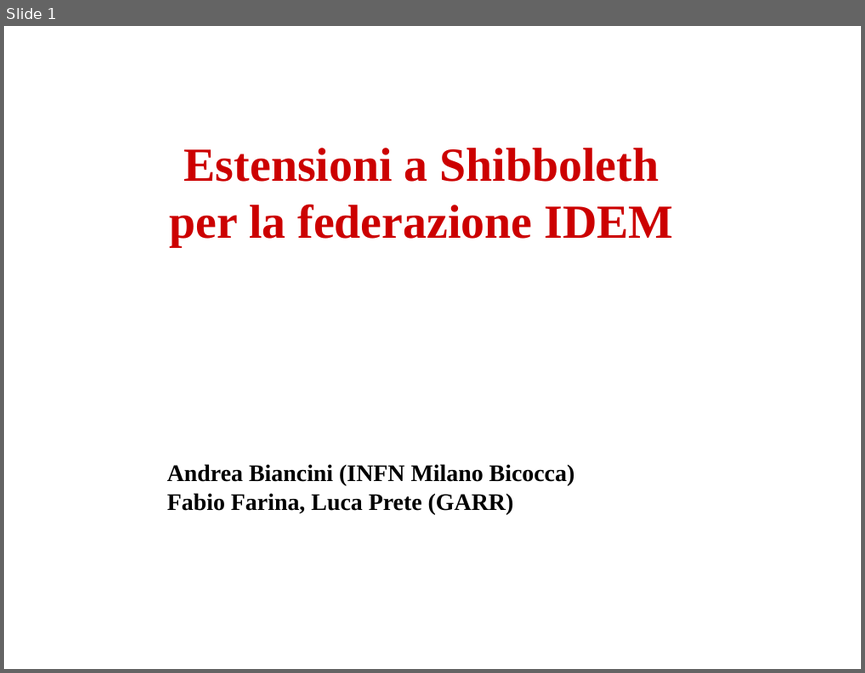
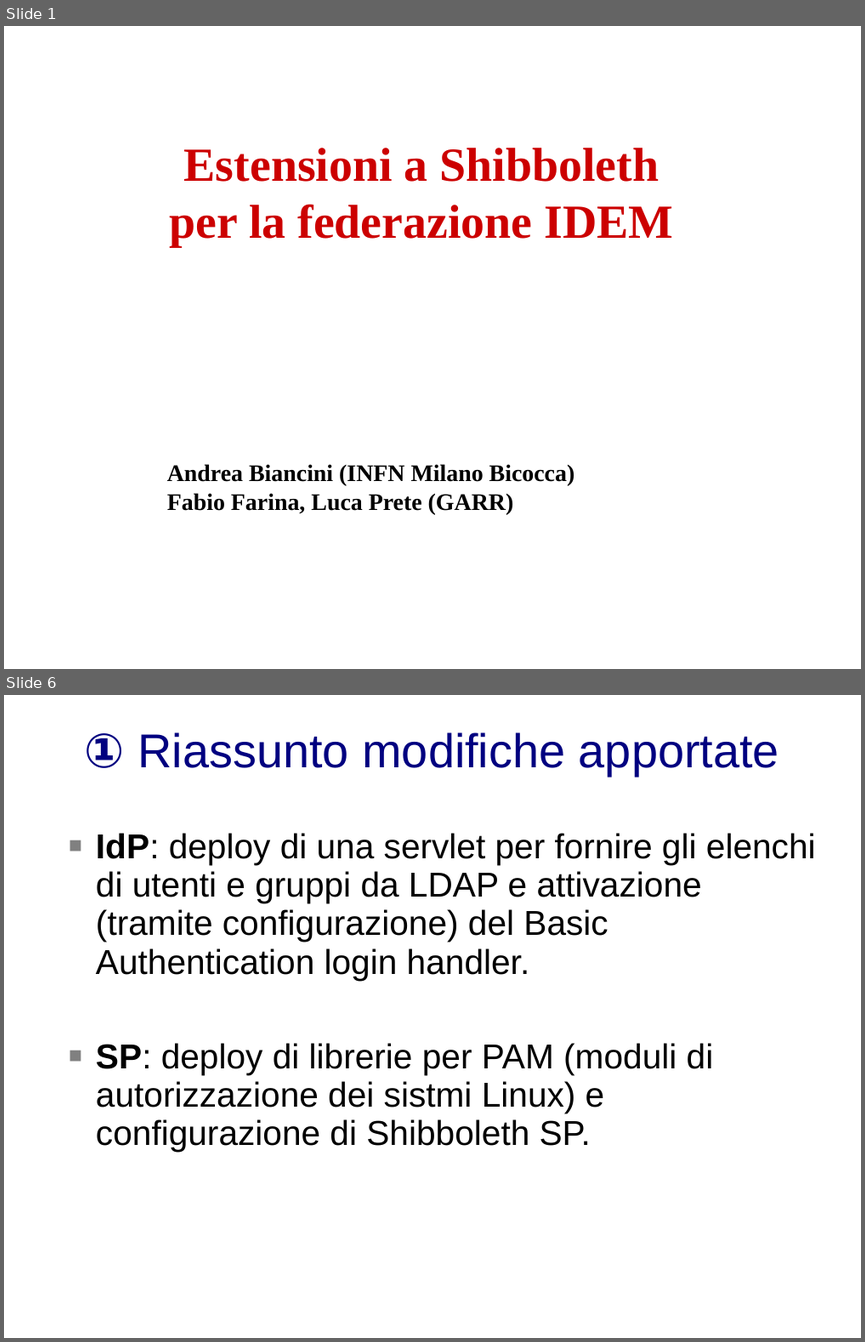
Before and after one commit to biancini/Shibboleth-Authentication, a slide deck: ShibbolethExtensions.pptx. Shown one above the other, each under a label of ours: slide 1 before the commit, slides 1 and 6 after it; the slides between them are not shown. The pictures are 865x673 and 865x1342 pixels, drawn with LibreOffice and Linux fonts; fonts in the diff are those of the drawing; background and template pictures are left out. Boxes give left, top, right and bottom in pixels: in the first picture for what was removed or moved away, otherwise in the second. Text is boxed around its words. In the diff, an @@ line names an element or a change of style, - is before the commit and + after.

```diff
--- a/ShibbolethExtensions.pptx
+++ b/ShibbolethExtensions.pptx
@@ slide 6 added at bbox=[4, 695, 861, 1338], background picture (left out) @@
@@ text added at bbox=[85, 732, 779, 775], 44 pt, text #000080 @@
+① Riassunto modifiche apportate
@@ text added at bbox=[96, 833, 816, 1151], 32 pt, text #000000 @@
+■ IdP: deploy di una servlet per fornire gli elenchi di utenti e gruppi da LDAP e attivazione (tramite configurazione) del Basic Authentication login handler.
+  ■ SP: deploy di librerie per PAM (moduli di autorizzazione dei sistmi Linux) e configurazione di Shibboleth SP.
```
Also in this commit, not shown: 1 slide changed, 9 other slides added.
